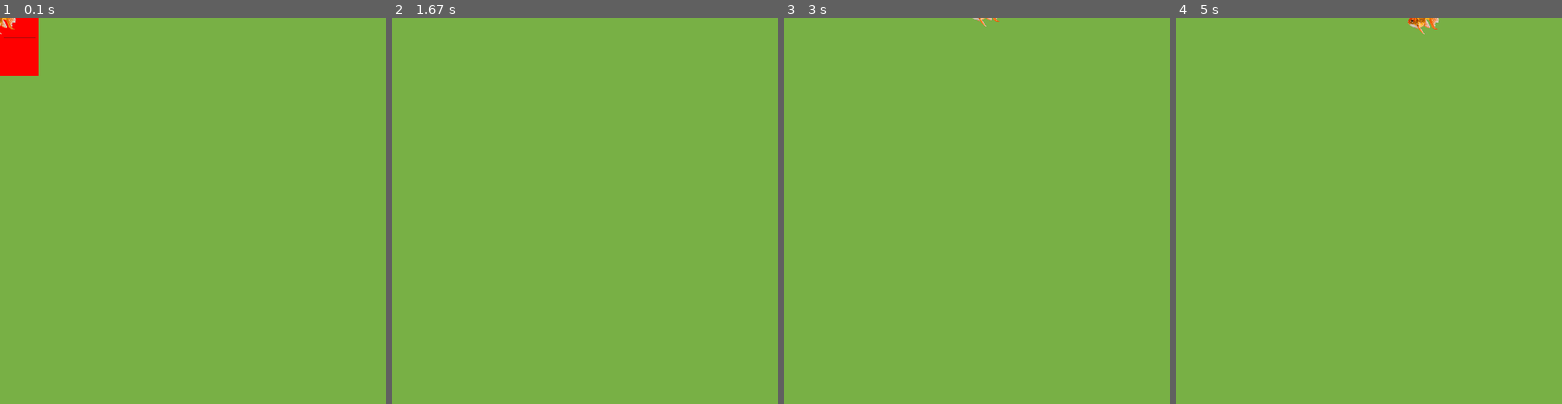
Above: before the commit, frames 1-4 (left to right).
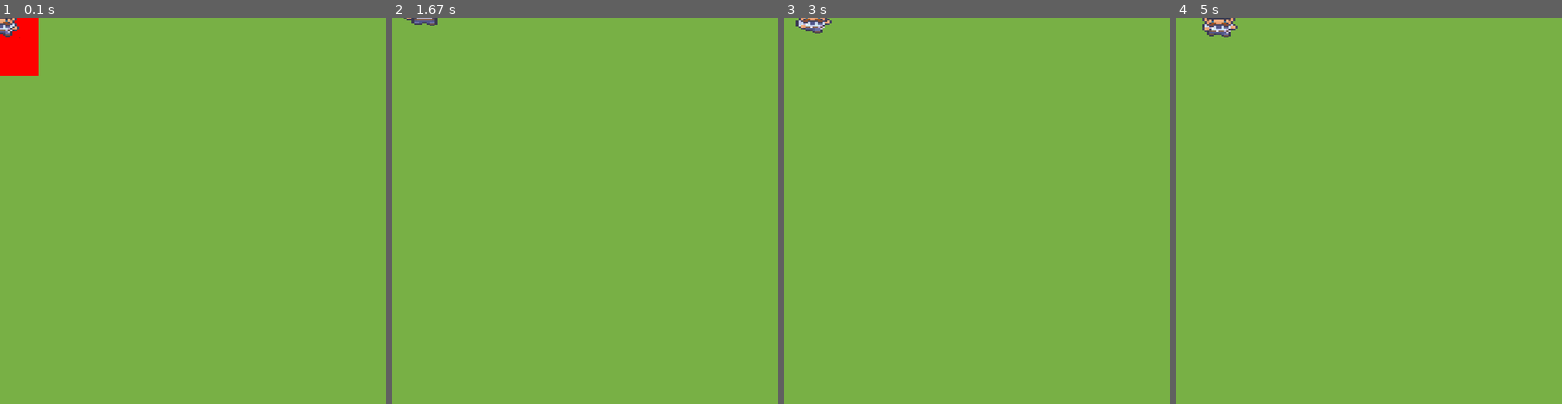
Above: after the commit, the same moments.

Repository: aurlaw0809/MazeGameOfSomeSort
Game: pygame game, started from pygame_interface.py
Two runs of this game, one before a commit and one after it. Both use one fixed random seed, a clock stepped at 60 frames per second and the inputs below.
Inputs:
- Up to frame 1 (0.1 s): no input
- Up to frame 2 (1.67 s): hold Space 0.33-0.8 s; hold D 0.33-0.8 s; hold D 0.83-1.3 s; tap Space at 0.9, 1.4 s; tap K at 0.98 s; hold W 1.33-1.63 s
- Up to frame 3 (3 s): hold D 1.67-2.13 s; tap Space at 1.73, 2.23, 2.53, 2.8 s; hold A 2.17-2.7 s; tap K at 2.32 s; hold S from 2.73 s (still down)
- Up to frame 4 (5 s): release S at 3.03 s; hold A 3.07-3.47 s; tap Space at 3.13, 3.57, 3.97, 4.27, 4.63 s; hold W 3.5-3.87 s; tap K at 3.65 s; hold D 3.9-4.53 s; hold S 4.57-4.93 s; hold A from 4.97 s (still down)

The runs differ from the first frame. In frame 1, 0.2% of the frame differs, in the area x 0-10%, y 0-6%; in frame 2, 0.1%; in frame 3, 0.3%; in frame 4, 0.5%, in the area x 6-69%, y 0-5%.

Commit message:
sprites!!

Diff:
--- a/pygame_interface.py
+++ b/pygame_interface.py
@@ -41,8 +41,18 @@
         self.running = True
 
         #player image
+
         self.player = self.game.characters[0]
-        self.player_image = pygame.image.load('goldfish.png').convert_alpha()
+
+        self.player_direction = 'S'
+        self.player_moving = False
+        self.player_moving_frame = 0
+        self.player_images = {'S': ['assets/starchy/S0.png', 'assets/starchy/S1.png', 'assets/starchy/S2.png', 'assets/starchy/S3.png', 'assets/starchy/S4.png', 'assets/starchy/S5.png', 'assets/starchy/S6.png'],
+                              'A': ['assets/starchy/A0.png', 'assets/starchy/A1.png', 'assets/starchy/A2.png', 'assets/starchy/A3.png', 'assets/starchy/A4.png', 'assets/starchy/A5.png', 'assets/starchy/A6.png'],
+                              'D': ['assets/starchy/D0.png', 'assets/starchy/D1.png', 'assets/starchy/D2.png', 'assets/starchy/D3.png', 'assets/starchy/D4.png', 'assets/starchy/D5.png', 'assets/starchy/D6.png'],
+                              'W': ['assets/starchy/W0.png', 'assets/starchy/W1.png', 'assets/starchy/W2.png', 'assets/starchy/W3.png', 'assets/starchy/W4.png', 'assets/starchy/W5.png', 'assets/starchy/W6.png']}
+
+        self.player_image = pygame.image.load(self.player_images[self.player_direction][self.player_moving_frame]).convert_alpha()
         self.player_image = pygame.transform.scale(self.player_image, (self.player.get_size(), self.player.get_size()))
         self.player_rect = self.player_image.get_rect()
 
@@ -57,7 +67,7 @@
             self._handle_input()
             self._process_game_logic()
             self._draw()
-            self.clock.tick(60) # cap to 60 FPS
+            self.clock.tick(10) # cap to 60 FPS
         pygame.quit()
 
     def _handle_input(self):
@@ -78,12 +88,20 @@
 
                 if event.key == pygame.K_w:
                     self.move_direction = 'W'
+                    self.player_direction = 'W'
+                    self.player_moving = True
                 if event.key == pygame.K_s:
                     self.move_direction = 'S'
+                    self.player_direction = 'S'
+                    self.player_moving = True
                 if event.key == pygame.K_a:
                     self.move_direction = 'A'
+                    self.player_direction = 'A'
+                    self.player_moving = True
                 if event.key == pygame.K_d:
                     self.move_direction = 'D'
+                    self.player_direction = 'D'
+                    self.player_moving = True
 
                 if event.key == pygame.K_k:
                     self.player.s_lengthen('K')
@@ -102,6 +120,7 @@
 
                 if event.key == pygame.K_w or event.key == pygame.K_s or event.key == pygame.K_a or event.key == pygame.K_d:
                     self.move_direction = None
+                    self.player_moving = False
 
     def _process_game_logic(self):
         if self.running and self.move_direction is not None:
@@ -118,7 +137,15 @@
         pygame.display.flip()
 
     def _draw_characters(self):
+        if self.player_moving:
+            self.player_moving_frame += 1
+            self.player_moving_frame %= 7
+        else:
+            self.player_moving_frame = 0
+
         self.player_rect.center = (self.player.pos[0], self.player.pos[1])
+        self.player_image = pygame.image.load(self.player_images[self.player_direction][self.player_moving_frame]).convert_alpha()
+        self.player_image = pygame.transform.scale(self.player_image, (self.player.get_size(), self.player.get_size()))
         self.screen.blit(self.player_image, self.player_rect)
         for character in self.game.characters:
             pass #update this when there's actually more than one character
@@ -150,13 +177,16 @@
                 x_displacement = ((self.player.get_size() - x) / self.player.get_size() * maximum_distance)
                 y_displacement = ((self.player.get_size() - y) / self.player.get_size() * maximum_distance)
 
-                draw_x = int(centre_x + move_vector.x * x_displacement)
+                draw_x = int(x + centre_x/2 + move_vector.x * x_displacement)
                 draw_y = int(centre_y + move_vector.y * y_displacement)
+
+                #print(f'{x}, {centre_x}')
 
                 shadow_surface.set_at((draw_x, draw_y), self.shadow_colour)
 
         #reference rectangle
         rect = pygame.Rect(0, 0, surface_size, surface_size)
+        print(self.player.get_pos())
         rect.center = (self.player.pos[0], self.player.pos[1] + self.player.get_size() / 2)
         pygame.draw.rect(self.screen, (255, 0, 0), rect)
 
Binary file added: assets/starchy/A0.png
Binary file added: assets/starchy/A1.png
Binary file added: assets/starchy/A2.png
Binary file added: assets/starchy/A3.png
Binary file added: assets/starchy/A4.png
Binary file added: assets/starchy/A5.png
Binary file added: assets/starchy/A6.png
Binary file added: assets/starchy/D0.png
Binary file added: assets/starchy/D1.png
Binary file added: assets/starchy/D2.png
Binary file added: assets/starchy/D3.png
Binary file added: assets/starchy/D4.png
(and 26 more such lines)
